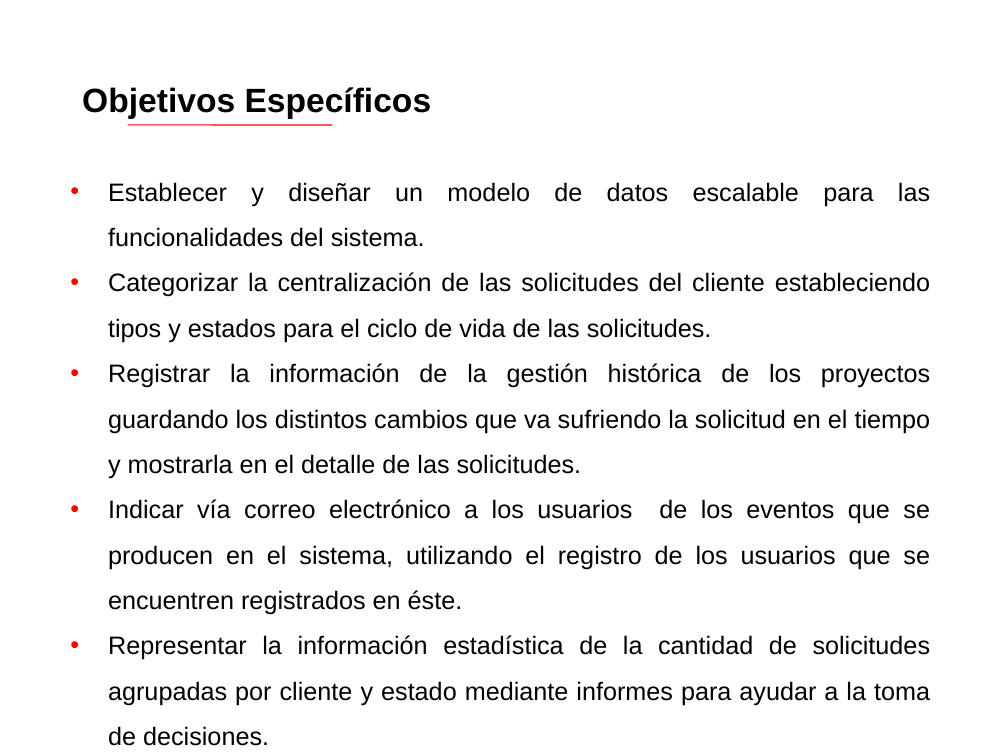
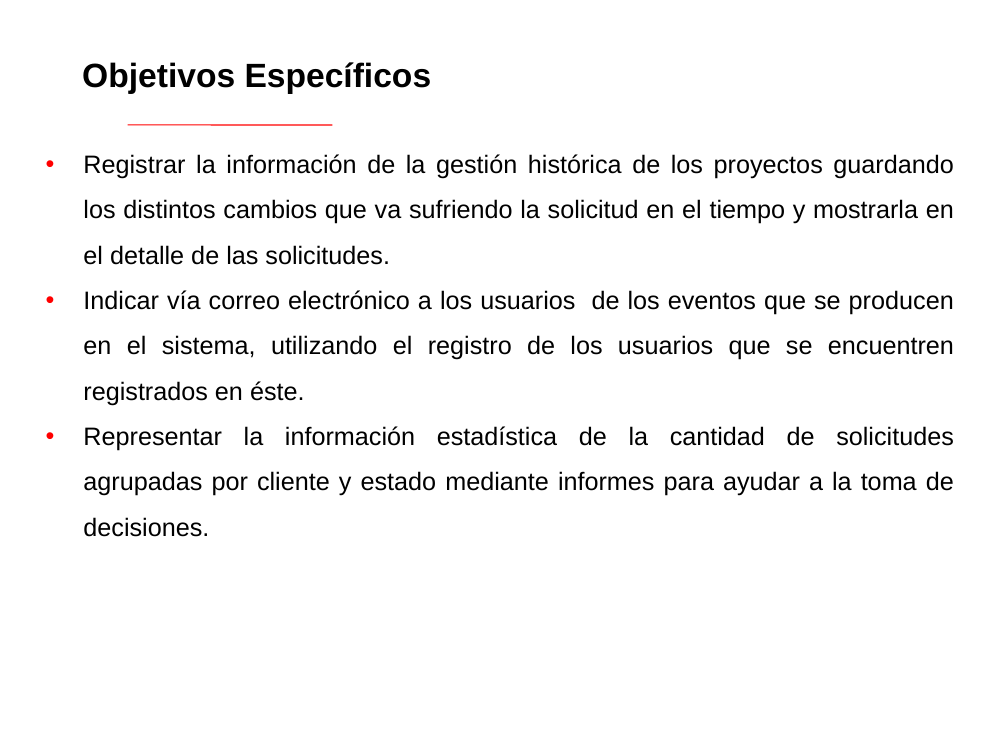
Before and after one commit to luxohcf/sgm-lazos, a slide deck: slide 4 of Ante-Proyecto (entrega 20130909)/Documentación/Presentación Ante-proyecto.ppt (slide 3 before the commit). Drawn at 1008x756 pixels with LibreOffice and Linux fonts; fonts in the diff are those of the drawing; background and template pictures are left out. Boxes give left, top, right and bottom in pixels: in the first picture for what was removed or moved away, otherwise in the second. Text is boxed around its words. In the diff, an @@ line names an element or a change of style, - is before the commit and + after.

```diff
--- a/Ante-Proyecto (entrega 20130909)/Documentación/Presentación Ante-proyecto.ppt
+++ b/Ante-Proyecto (entrega 20130909)/Documentación/Presentación Ante-proyecto.ppt
@@ text "Objetivos Específicos" moved from (x1=82, y1=87, x2=432, y2=119) to (x1=82, y1=62, x2=432, y2=94) @@
@@ text "Registrar la información de la ..." moved from (x1=108, y1=182, x2=931, y2=746) to (x1=83, y1=154, x2=954, y2=537) @@
@@ text at (x1=108, y1=182, x2=930, y2=343): paragraphs removed @@
-• Establecer y diseñar un modelo de datos escalable para las funcionalidades del sistema.
-• Categorizar la centralización de las solicitudes del cliente estableciendo tipos y estados para el ciclo de vida de las solicitudes.
```
Also in this commit, not shown: 1 slide added, 1 other file.
